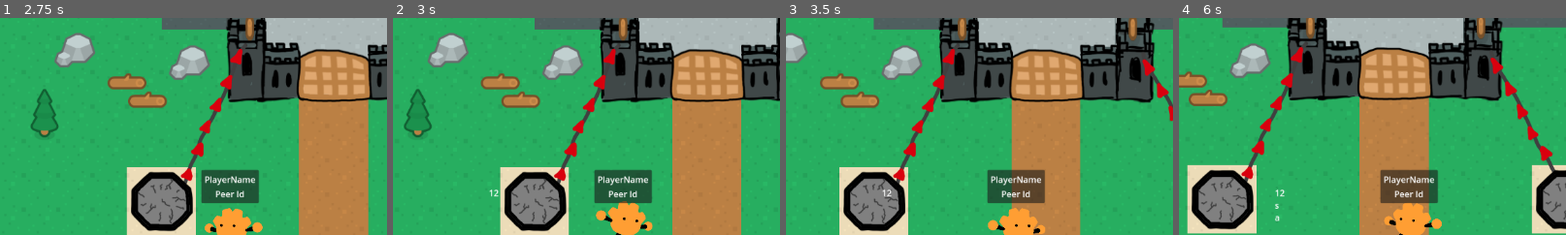
Above: before the commit, frames 1-4 (left to right).
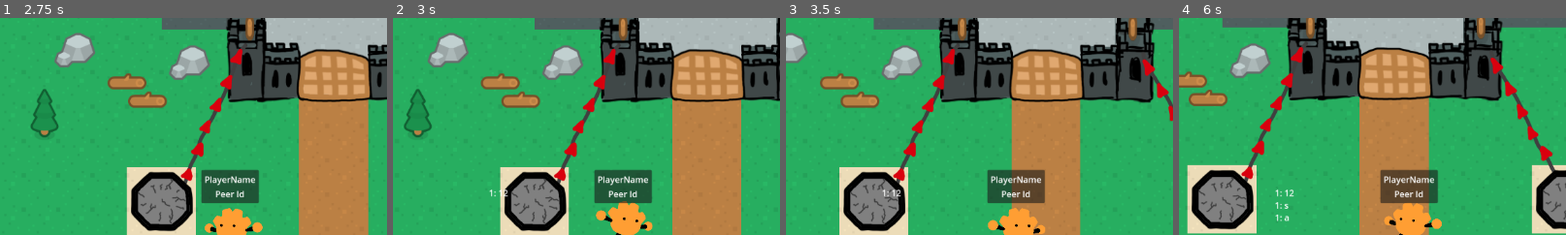
Above: after the commit, the same moments.

Repository: mojunikatowynick/Multiplayer-training
Game: Godot game, scene res://components/game_tree.tscn
The game is run twice, just before and just after one commit, with the same random seed, the same clock (stepped at 60 frames per second) and the same inputs.
Inputs (mouse positions are % of the whole screen's width and height, from its top left):
- Up to frame 1 (2.75 s): click (54, 14) at 0.52 s; type "Alex" at 0.6 s; click "Host" at 1.25 s; click (50, 63) at 2.02 s; type "12" at 2.1 s
- Up to frame 2 (3 s): tap Enter (enter) at 2.75, 2.85 s; hold D (move_right) from 2.78 s (still down)
- Up to frame 3 (3.5 s): keep holding D (move_right)
- Up to frame 4 (6 s): release D (move_right) at 3.53 s; hold S (move_down) 3.53-4.28 s; tap Enter (enter) at 3.6, 4.55, 5.1, 5.85 s; hold D (move_right) 4.28-5.03 s; tap T (start_chat) at 4.35 s; hold W (move_up) 5.03-5.78 s; hold A (move_left) from 5.78 s (still down)
The pictures show only the part of the screen within x 20-70%, y 0-50%; the shares and areas given below are measured in that part.

Frame 1 is identical in both runs. In frame 2, less than 0.1% of the frame differs, in the area x 26-30%, y 79-83%; in frame 3, less than 0.1%; in frame 4, 0.2%, in the area x 24-30%, y 79-94%.

Commit message:
finished

Diff:
--- a/components/server_chat_rpc.gd
+++ b/components/server_chat_rpc.gd
@@ -8,8 +8,10 @@
 
 ## Call this function on the peer's computer to
 ## make them receive your message
+@rpc("any_peer", "reliable", "call_local")
 func receive_message(msg: String) -> void:
-	msg_received.emit(msg)
+	var sender_id := str(multiplayer.get_remote_sender_id())
+	msg_received.emit(sender_id + ": " + msg)
 	pass
 
 ## An RPC function is a function that you can call
--- a/entities/castle_door.gd
+++ b/entities/castle_door.gd
@@ -7,7 +7,7 @@
 
 @onready var anim_player: AnimationPlayer = $AnimationPlayer
 
-var is_open: bool = false
+@export var is_open: bool = false
 
 func _ready() -> void:
 	if not is_multiplayer_authority(): return
--- a/entities/castle_door.tscn
+++ b/entities/castle_door.tscn
@@ -2,6 +2,17 @@
 
 [ext_resource type="Script" uid="uid://cdugv0uxucdi3" path="res://entities/castle_door.gd" id="1_wy2ja"]
 [ext_resource type="Texture2D" uid="uid://bdbqqufkl6b1y" path="res://assets/castle_door.png" id="2_2htw3"]
+
+[sub_resource type="SceneReplicationConfig" id="SceneReplicationConfig_2htw3"]
+properties/0/path = NodePath("StaticBody2D:position")
+properties/0/spawn = true
+properties/0/replication_mode = 2
+properties/1/path = NodePath("StaticBody2D:rotation")
+properties/1/spawn = true
+properties/1/replication_mode = 2
+properties/2/path = NodePath(".:is_open")
+properties/2/spawn = true
+properties/2/replication_mode = 2
 
 [sub_resource type="RectangleShape2D" id="RectangleShape2D_0plpm"]
 size = Vector2(128, 64)
@@ -67,16 +78,11 @@
 &"open_door": SubResource("Animation_2htw3")
 }
 
-[sub_resource type="SceneReplicationConfig" id="SceneReplicationConfig_2htw3"]
-properties/0/path = NodePath("StaticBody2D:position")
-properties/0/spawn = true
-properties/0/replication_mode = 2
-properties/1/path = NodePath("StaticBody2D:rotation")
-properties/1/spawn = true
-properties/1/replication_mode = 2
-
 [node name="CastleDoor" type="Node2D"]
 script = ExtResource("1_wy2ja")
+
+[node name="MultiplayerSynchronizer" type="MultiplayerSynchronizer" parent="."]
+replication_config = SubResource("SceneReplicationConfig_2htw3")
 
 [node name="StaticBody2D" type="StaticBody2D" parent="."]
 
@@ -92,6 +98,3 @@
 libraries = {
 &"": SubResource("AnimationLibrary_yolcc")
 }
-
-[node name="MultiplayerSynchronizer" type="MultiplayerSynchronizer" parent="."]
-replication_config = SubResource("SceneReplicationConfig_2htw3")
--- /dev/null
+++ b/entities/net_position_lerper.gd
@@ -0,0 +1,55 @@
+class_name NetPositionLerper
+extends Node
+
+## Replicates an objects position from host and lerps to it on clients
+##
+## When the host/owner of the controlled_object periodically
+## syncs its position with other clients, the other clients
+## will receive the new position and use this node to smoothly
+## lerp their replicated node's position to the newly received
+## position. This allows us to sync the position of objects
+## less frequently, freeing up network bandwidth.
+##
+## For slow moving and non-important objects, you can sync
+## their positions less often and have little gameplay impact.
+## For important objects, such as a player in a fast-paced shooter
+## like counter-strike, you'll want to sync their position often
+## but still lerp between positions so they are not teleporting
+## around in the world. Look up "peeker's advantage" for more context.
+
+## The synchronizer for this position syncer.
+## Set the Synchronizer to always sync this
+## node's networked_position variable.
+## You can set the replication_interval of
+## this MultiplayerSyncronizer to free up bandwidth
+@export var multiplayer_synchronizer: MultiplayerSynchronizer
+
+## The variable to sync between clients (must be exported for Syncronizer to see it)
+@export var networked_position: Vector2
+## The Node3D that is being controlled by this syncronizer
+@export var controlled_object: Node2D
+## Speed to lerp between synced values.
+## Higher lerp speed means faster snapping between synced values.
+@export var lerp_speed: float = 8.0
+
+
+func _ready() -> void:
+	if multiplayer_synchronizer == null:
+		push_warning(name + " is missing MultiplayerSynchronizer")
+	if controlled_object == null:
+		push_warning(name + " is missing the object it is syncing")
+	pass
+
+
+func _physics_process(delta: float ) -> void:
+	# Clients will lerp their replicated object to the networked position
+	if not is_multiplayer_authority():
+		controlled_object.global_position = lerp(
+			controlled_object.global_position,
+			networked_position,
+			lerp_speed * delta)
+		return
+
+	# Host will update the networked position,
+	# which will be synced to all clients to lerp to
+	networked_position = controlled_object.global_position
--- /dev/null
+++ b/entities/net_position_lerper.tscn
@@ -0,0 +1,22 @@
+[gd_scene load_steps=3 format=3 uid="uid://5e2pcv352yin"]
+
+[ext_resource type="Script" uid="uid://dx6qn7dem3f3" path="res://entities/net_position_lerper.gd" id="1_he88k"]
+
+[sub_resource type="SceneReplicationConfig" id="SceneReplicationConfig_he88k"]
+properties/0/path = NodePath("../AnimationPlayer:current_animation")
+properties/0/spawn = true
+properties/0/replication_mode = 1
+properties/1/path = NodePath(".:networked_position")
+properties/1/spawn = true
+properties/1/replication_mode = 1
+properties/2/path = NodePath("../PlayerSprite:flip_h")
+properties/2/spawn = true
+properties/2/replication_mode = 2
+
+[node name="NetPositionLerper" type="Node" node_paths=PackedStringArray("multiplayer_synchronizer")]
+script = ExtResource("1_he88k")
+multiplayer_synchronizer = NodePath("MultiplayerSynchronizer")
+
+[node name="MultiplayerSynchronizer" type="MultiplayerSynchronizer" parent="."]
+replication_interval = 1.0
+replication_config = SubResource("SceneReplicationConfig_he88k")
--- a/entities/player.tscn
+++ b/entities/player.tscn
@@ -1,13 +1,9 @@
 [gd_scene load_steps=10 format=3 uid="uid://01tmnbmsfsnf"]
 
 [ext_resource type="Texture2D" uid="uid://ddf0nv4i304v7" path="res://assets/godotcon_assets/godoot_sprite.png" id="1_b0kkn"]
+[ext_resource type="PackedScene" uid="uid://5e2pcv352yin" path="res://entities/net_position_lerper.tscn" id="1_rfe5m"]
 [ext_resource type="Script" uid="uid://laaa2vdnnx3f" path="res://entities/player_controller.gd" id="2_b0kkn"]
 [ext_resource type="PackedScene" uid="uid://bd32y81wfxa4l" path="res://ui/chat_ui.tscn" id="3_e4p34"]
-
-[sub_resource type="SceneReplicationConfig" id="SceneReplicationConfig_e4p34"]
-properties/0/path = NodePath(".:position")
-properties/0/spawn = true
-properties/0/replication_mode = 1
 
 [sub_resource type="CircleShape2D" id="CircleShape2D_wwbr7"]
 radius = 29.0
@@ -107,9 +103,11 @@
 [node name="Player" type="CharacterBody2D"]
 collision_layer = 2
 
-[node name="MultiplayerSynchronizer" type="MultiplayerSynchronizer" parent="."]
-replication_interval = 1.0
-replication_config = SubResource("SceneReplicationConfig_e4p34")
+[node name="NetPositionLerper" parent="." node_paths=PackedStringArray("controlled_object") instance=ExtResource("1_rfe5m")]
+controlled_object = NodePath("..")
+
+[node name="MultiplayerSynchronizer" parent="NetPositionLerper" index="0"]
+replication_interval = 0.05
 
 [node name="PlayerSprite" type="Sprite2D" parent="."]
 modulate = Color(1, 0.619608, 0.2, 1)
@@ -159,3 +157,5 @@
 layout_mode = 2
 text = "Peer Id"
 horizontal_alignment = 1
+
+[editable path="NetPositionLerper"]
--- a/entities/stand_on_button.tscn
+++ b/entities/stand_on_button.tscn
@@ -1,7 +1,12 @@
-[gd_scene load_steps=7 format=3 uid="uid://bmqlu7fe6kdui"]
+[gd_scene load_steps=8 format=3 uid="uid://bmqlu7fe6kdui"]
 
 [ext_resource type="Script" uid="uid://cptxv4baw3i6y" path="res://entities/stand_on_button.gd" id="1_d62mg"]
 [ext_resource type="Texture2D" uid="uid://b81a3btscbuoa" path="res://assets/button.png" id="2_d62mg"]
+
+[sub_resource type="SceneReplicationConfig" id="SceneReplicationConfig_d62mg"]
+properties/0/path = NodePath("AnimationPlayer:current_animation")
+properties/0/spawn = true
+properties/0/replication_mode = 2
 
 [sub_resource type="Animation" id="Animation_d62mg"]
 length = 0.001
@@ -47,6 +52,9 @@
 [node name="StandOnButton" type="Node2D"]
 script = ExtResource("1_d62mg")
 
+[node name="MultiplayerSynchronizer" type="MultiplayerSynchronizer" parent="."]
+replication_config = SubResource("SceneReplicationConfig_d62mg")
+
 [node name="BehindSprite" type="Sprite2D" parent="."]
 scale = Vector2(0.9, 0.9)
 texture = ExtResource("2_d62mg")
--- a/entities/torch.tscn
+++ b/entities/torch.tscn
@@ -1,8 +1,13 @@
-[gd_scene load_steps=7 format=3 uid="uid://dmk068mfcujh2"]
+[gd_scene load_steps=8 format=3 uid="uid://dmk068mfcujh2"]
 
 [ext_resource type="Script" uid="uid://jlprxag0dt5k" path="res://entities/torch.gd" id="1_kyii1"]
 [ext_resource type="Texture2D" uid="uid://bykictlxgul72" path="res://assets/kenney_assets/environment/medievalEnvironment_04.png" id="2_kyii1"]
 [ext_resource type="Texture2D" uid="uid://i1ffo5jjm7a5" path="res://assets/kenney_assets/environment/medievalEnvironment_20.png" id="3_ostqq"]
+
+[sub_resource type="SceneReplicationConfig" id="SceneReplicationConfig_kyii1"]
+properties/0/path = NodePath("FlameSprite:visible")
+properties/0/spawn = true
+properties/0/replication_mode = 2
 
 [sub_resource type="Animation" id="Animation_ostqq"]
 length = 0.001
@@ -44,6 +49,9 @@
 [node name="Torch" type="Node2D"]
 script = ExtResource("1_kyii1")
 
+[node name="MultiplayerSynchronizer" type="MultiplayerSynchronizer" parent="."]
+replication_config = SubResource("SceneReplicationConfig_kyii1")
+
 [node name="TorchSprite" type="Sprite2D" parent="."]
 position = Vector2(0, -83)
 scale = Vector2(1, 2.005)
--- a/ui/chat_ui.gd
+++ b/ui/chat_ui.gd
@@ -39,7 +39,8 @@
 		return
 
 	var msg: String = typing_msg_line_edit.text
-	receive_message(msg)
+	ServerChatRpc.receive_message.rpc(msg)
+	#receive_message(msg)
 
 	typing_msg_line_edit.clear()
 
Not shown, added: entities/net_position_lerper.gd.uid
